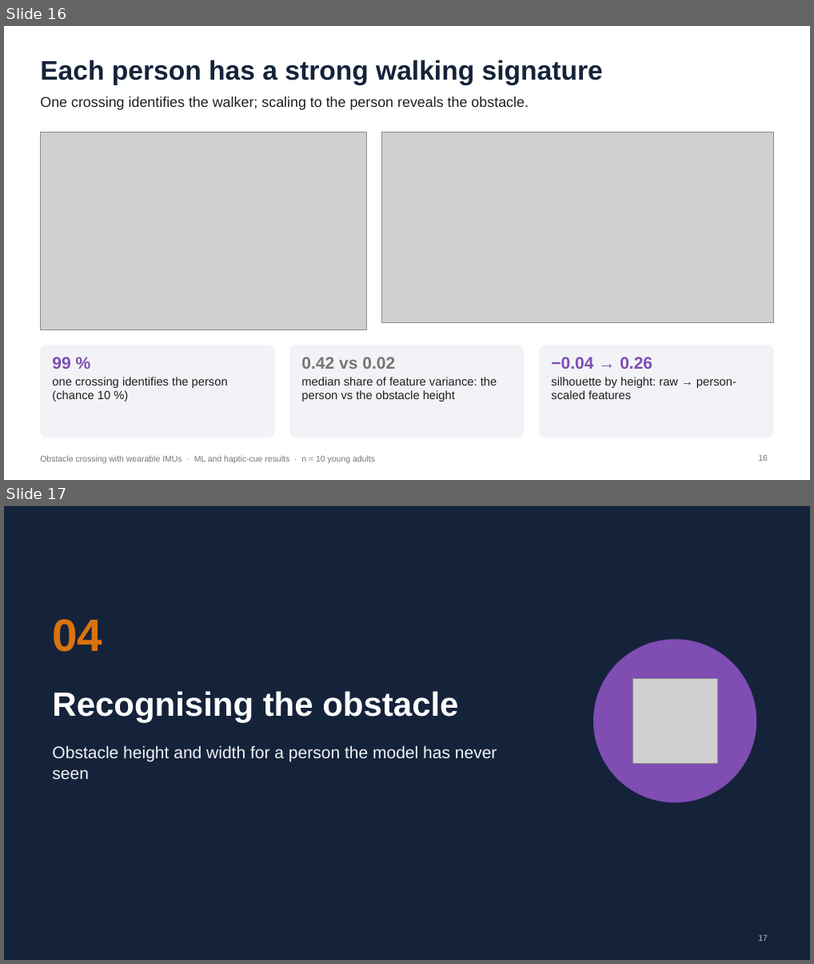
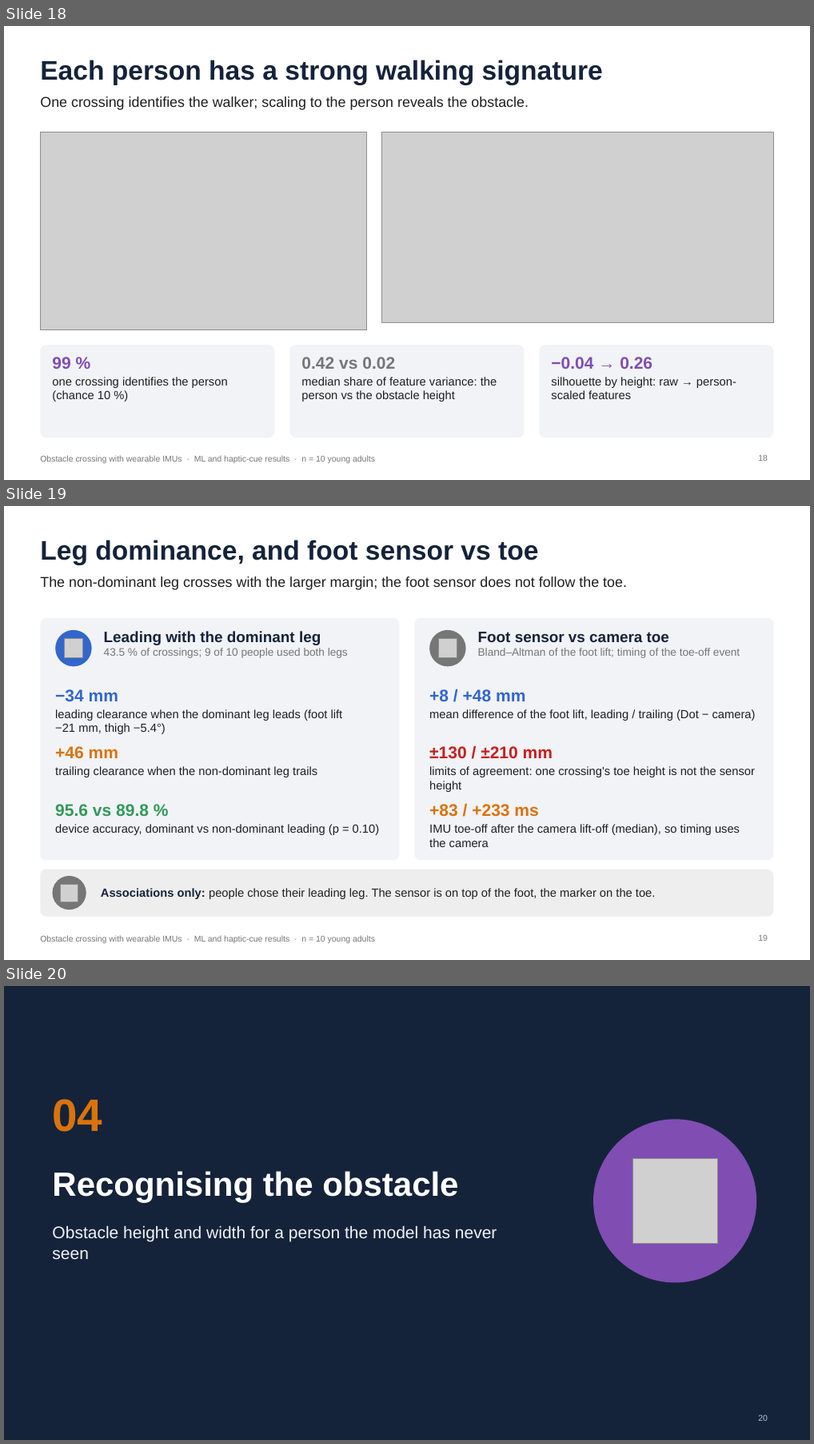
Before and after one commit to ehsansharafianm/imu-obstacle-crossing-analysis, a slide deck: Presentations/26-10-31-ml-haptic-results-101-110.pptx. Shown one above the other, each under a label of ours: slides 16 and 17 before the commit, slides 18, 19 and 20 after it. The pictures are 814x964 and 814x1444 pixels, drawn with LibreOffice and Linux fonts; fonts in the diff are those of the drawing; grey boxes stand for pictures. Boxes give left, top, right and bottom in pixels: in the first picture for what was removed or moved away, otherwise in the second. Text is boxed around its words. In the diff, an @@ line names an element or a change of style, - is before the commit and + after.

```diff
--- a/Presentations/26-10-31-ml-haptic-results-101-110.pptx
+++ b/Presentations/26-10-31-ml-haptic-results-101-110.pptx
@@ slide 19 added at (x1=4, y1=506, x2=810, y2=960), background #FFFFFF; not listed: 1 template element that a slide beside it also shows @@
@@ title added at (x1=40, y1=540, x2=538, y2=565), 32 pt, text #15233A, bold @@
+Leg dominance, and foot sensor vs toe
@@ text added at (x1=40, y1=576, x2=627, y2=590), 17 pt, text #1E1E1E @@
+The non-dominant leg crosses with the larger margin; the foot sensor does not follow the toe.
@@ rounded rectangle added at (x1=40, y1=618, x2=400, y2=860), fill #F1F3F6 @@
@@ rounded rectangle added at (x1=414, y1=618, x2=774, y2=860), fill #F1F3F6 @@
@@ ellipse added at (x1=55, y1=630, x2=92, y2=666), fill #3366CC @@
@@ picture added at (x1=64, y1=639, x2=82, y2=657) @@
@@ text added at (x1=104, y1=631, x2=348, y2=658), 13 pt, text #767676 @@
+Leading with the dominant leg
+43.5 % of crossings; 9 of 10 people used both legs
@@ ellipse added at (x1=430, y1=630, x2=466, y2=666), fill #767676 @@
@@ picture added at (x1=438, y1=639, x2=457, y2=657) @@
@@ text added at (x1=478, y1=632, x2=740, y2=658), 13 pt, text #767676 @@
+Foot sensor vs camera toe
+Bland–Altman of the foot lift; timing of the toe-off event
@@ text added at (x1=55, y1=689, x2=343, y2=734), 14 pt, text #1E1E1E @@
+−34 mm
+leading clearance when the dominant leg leads (foot lift −21 mm, thigh −5.4°)
@@ text added at (x1=430, y1=689, x2=756, y2=720), 14 pt, text #1E1E1E @@
++8 / +48 mm
+mean difference of the foot lift, leading / trailing (Dot − camera)
@@ text added at (x1=55, y1=746, x2=318, y2=777), 14 pt, text #1E1E1E @@
++46 mm
+trailing clearance when the non-dominant leg trails
@@ text added at (x1=430, y1=746, x2=755, y2=792), 14 pt, text #1E1E1E @@
+±130 / ±210 mm
+limits of agreement: one crossing's toe height is not the sensor height
@@ text added at (x1=55, y1=804, x2=380, y2=835), 14 pt, text #1E1E1E @@
+95.6 vs 89.8 %
+device accuracy, dominant vs non-dominant leading (p = 0.10)
@@ text added at (x1=430, y1=804, x2=740, y2=847), 14 pt, text #1E1E1E @@
++83 / +233 ms
+IMU toe-off after the camera lift-off (median), so timing uses the camera
@@ rounded rectangle added at (x1=40, y1=869, x2=774, y2=916), fill #767676 at 12% opacity @@
@@ ellipse added at (x1=52, y1=876, x2=86, y2=909), fill #767676 @@
@@ picture added at (x1=60, y1=884, x2=78, y2=901) @@
@@ text added at (x1=101, y1=888, x2=656, y2=899), 14 pt, text #1E1E1E @@
+Associations only: people chose their leading leg. The sensor is on top of the foot, the marker on the toe.
@@ page number added at (x1=758, y1=935, x2=768, y2=940), 10 pt, text #767676 @@
+19
@@ what was slide 16 is now slide 18 @@
@@ what was slide 17 is now slide 20 @@
@@ page number at (x1=758, y1=1414, x2=768, y2=1420): text changed @@
-17
+20
```
Also in this commit, not shown: 5 slides changed, 4 other slides added, 54 other files.
